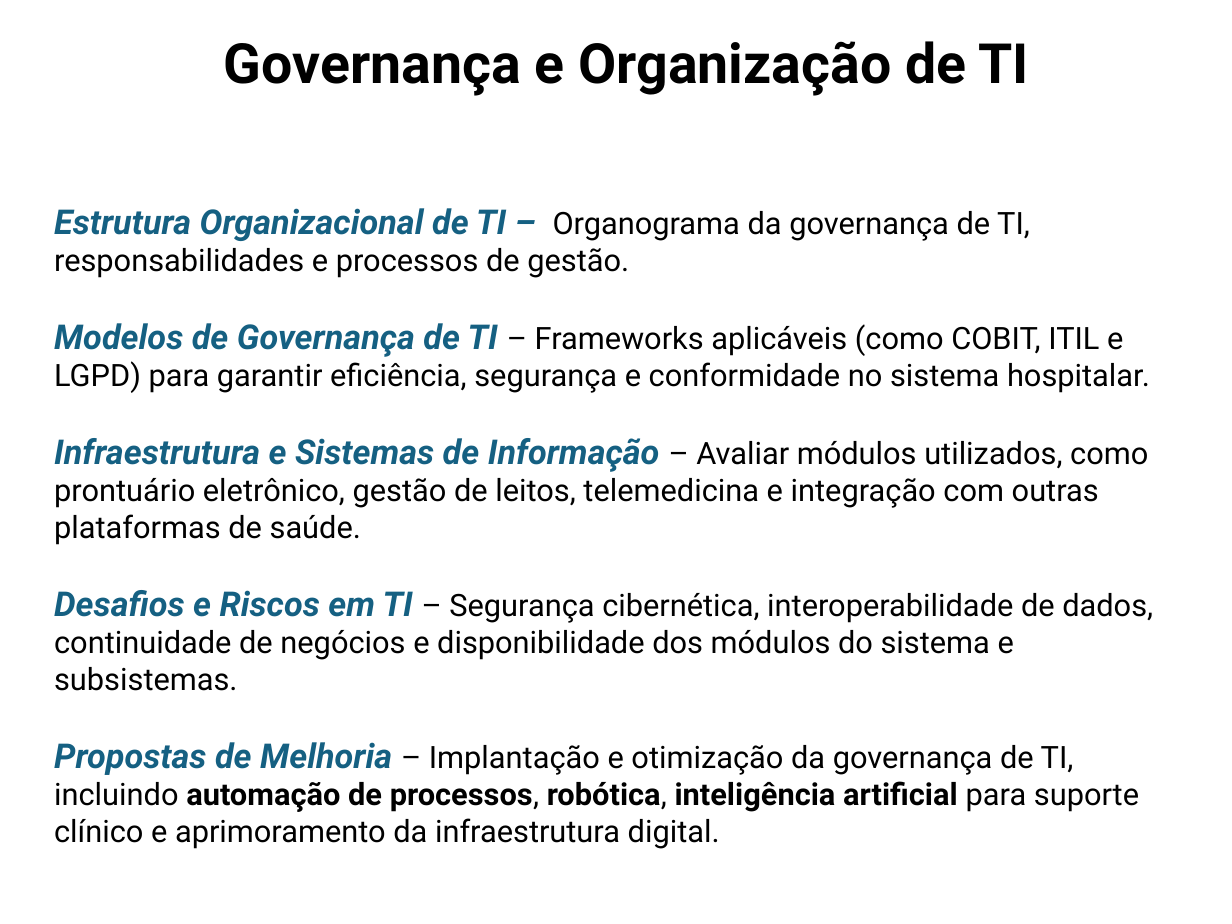
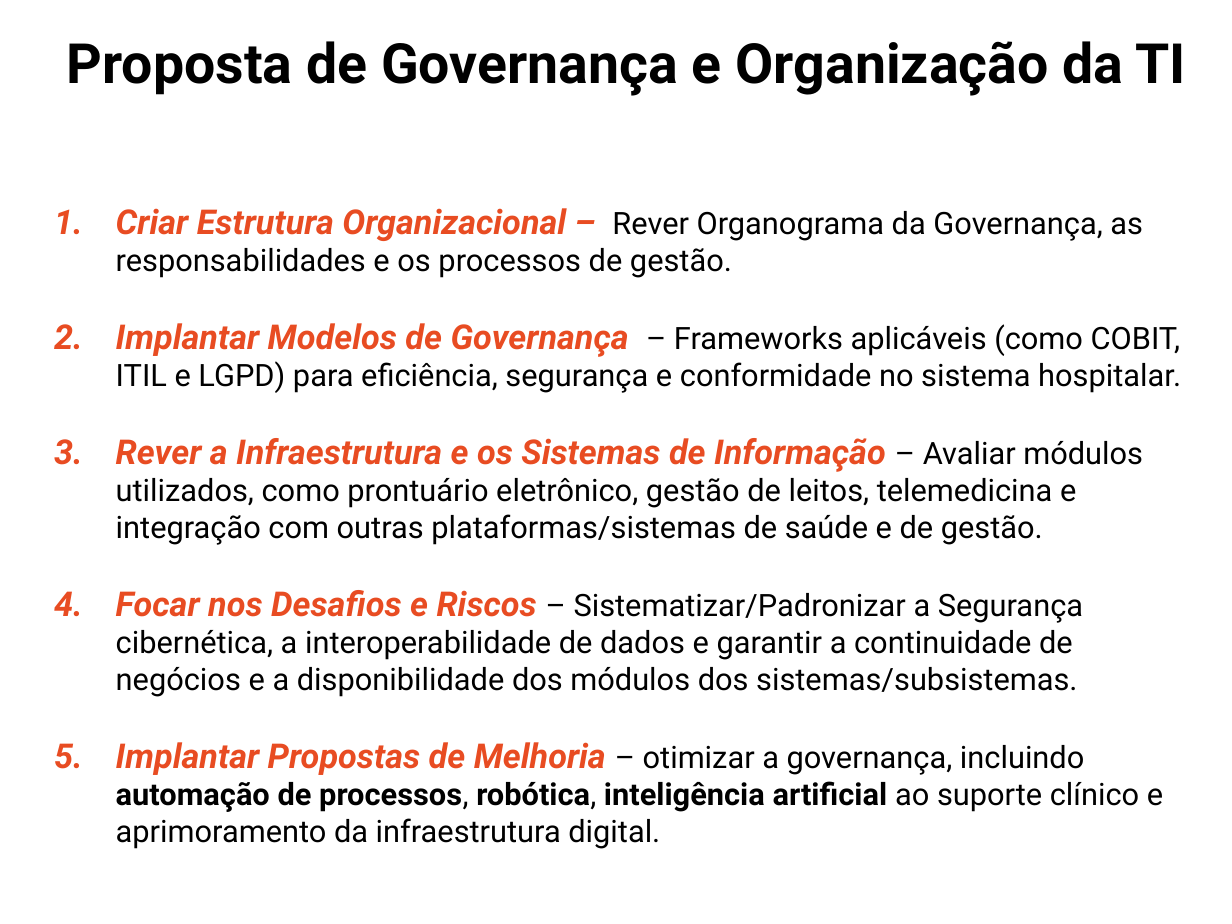
Before and after one commit to ProjetosALVF/ALVF_ProspeccaoGestao_TI, a slide deck: slide 9 of ALVF_Estrutura_de_TI_ConselhoDe Administracao_Fev_2025/Apresentação_ProspecçãodaEstrutura_SI_ALVF.pptx (slide 8 before the commit). Drawn at 1232x924 pixels with LibreOffice and Linux fonts; fonts in the diff are those of the drawing. Boxes give left, top, right and bottom in pixels: in the first picture for what was removed or moved away, otherwise in the second. Text is boxed around its words. In the diff, an @@ line names an element or a change of style, - is before the commit and + after.

```diff
--- a/ALVF_Estrutura_de_TI_ConselhoDe Administracao_Fev_2025/Apresentação_ProspecçãodaEstrutura_SI_ALVF.pptx
+++ b/ALVF_Estrutura_de_TI_ConselhoDe Administracao_Fev_2025/Apresentação_ProspecçãodaEstrutura_SI_ALVF.pptx
@@ title at box(67, 41, 1185, 96): text changed @@
-Governança e Organização de TI
+Proposta de Governança e Organização da TI
@@ text at box(116, 208, 1181, 849): text changed @@
-Estrutura Organizacional de TI – Organograma da governança de TI, responsabilidades e processos de gestão.
-Modelos de Governança de TI – Frameworks aplicáveis (como COBIT, ITIL e LGPD) para garantir eficiência, segurança e conformidade no sistema hospitalar.
-Infraestrutura e Sistemas de Informação – Avaliar módulos utilizados, como prontuário eletrônico, gestão de leitos, telemedicina e integração com outras plataformas de saúde.
-Desafios e Riscos em TI – Segurança cibernética, interoperabilidade de dados, continuidade de negócios e disponibilidade dos módulos do sistema e subsistemas.
-Propostas de Melhoria – Implantação e otimização da governança de TI, incluindo automação de processos, robótica, inteligência artificial para suporte clínico e aprimoramento da infraestrutura digital.
+1. Criar Estrutura Organizacional – Rever Organograma da Governança, as responsabilidades e os processos de gestão.
+2. Implantar Modelos de Governança – Frameworks aplicáveis (como COBIT, ITIL e LGPD) para eficiência, segurança e conformidade no sistema hospitalar.
+3. Rever a Infraestrutura e os Sistemas de Informação – Avaliar módulos utilizados, como prontuário eletrônico, gestão de leitos, telemedicina e integração com outras plataformas/sistemas de saúde e de gestão.
+4. Focar nos Desafios e Riscos – Sistematizar/Padronizar a Segurança cibernética, a interoperabilidade de dados e garantir a continuidade de negócios e a disponibilidade dos módulos dos sistemas/subsistemas.
+5. Implantar Propostas de Melhoria – otimizar a governança, incluindo automação de processos, robótica, inteligência artificial ao suporte clínico e aprimoramento da infraestrutura digital.
```
Also in this commit, not shown: 13 other slides changed, 1 slide added.
